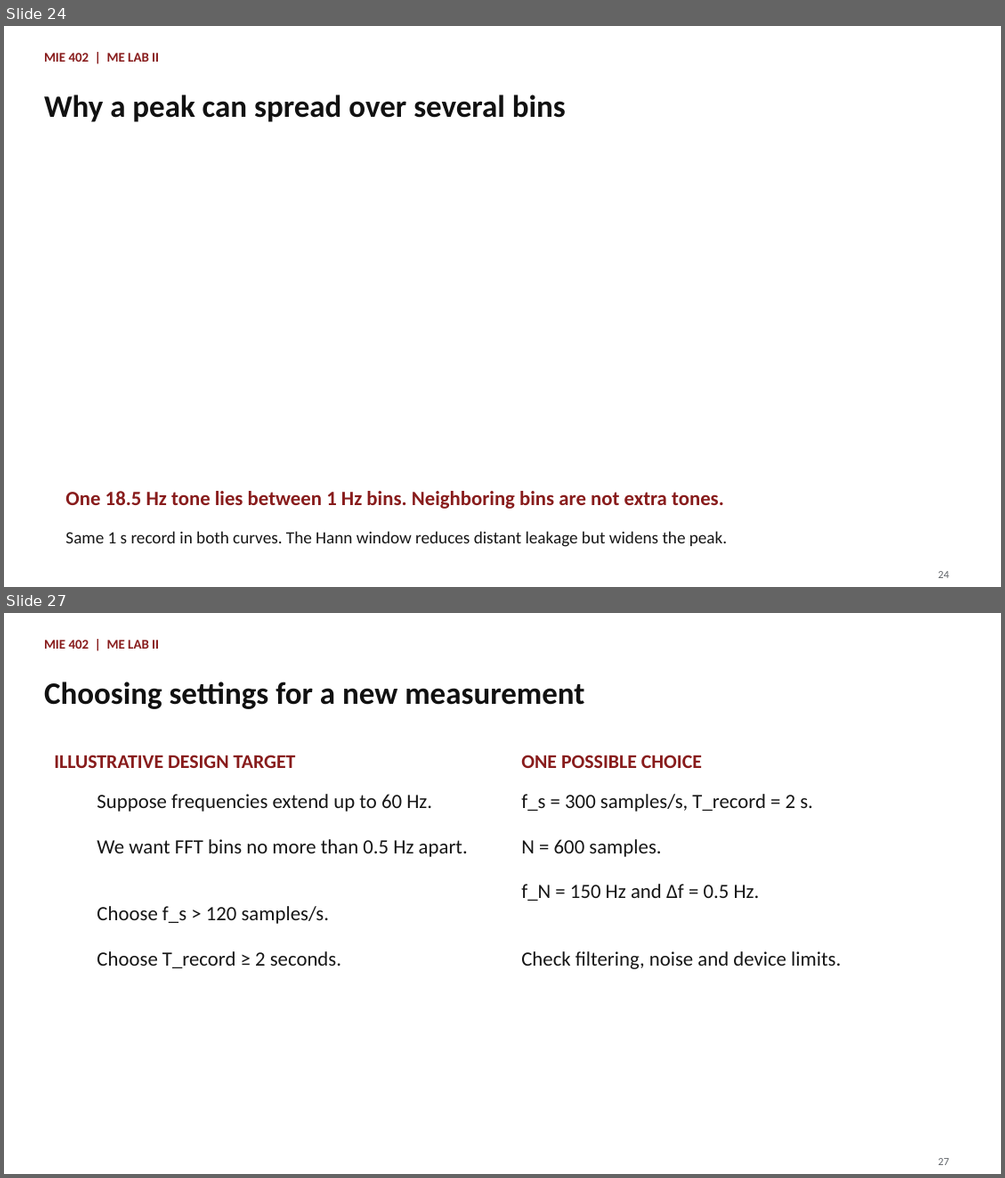
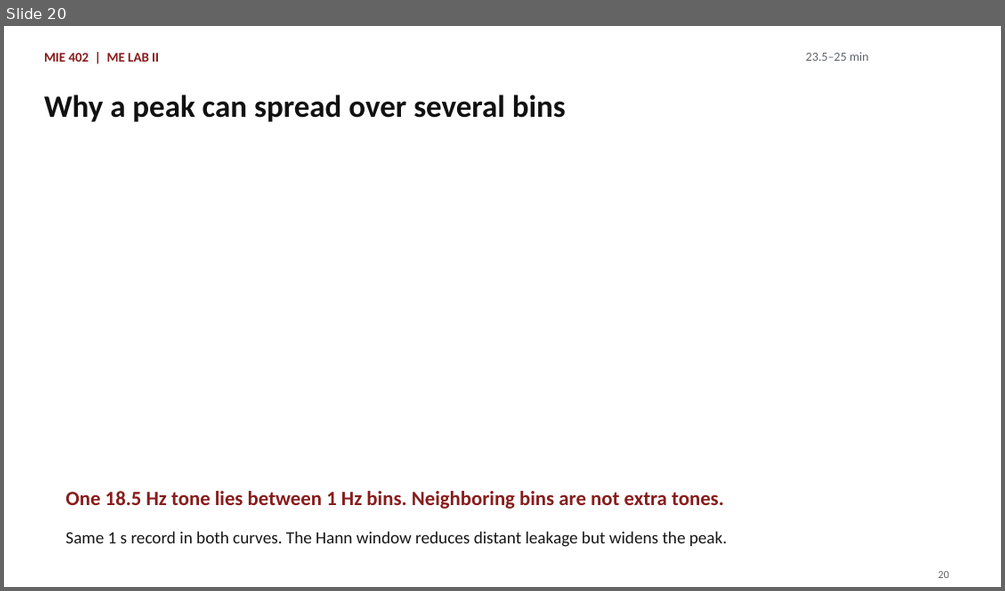
Before and after one commit to Ehsan-Roohi/MIE402-Lab, a slide deck: site/docs/MIE402_Lecture02_Sampling_Jupyter_PreLab1_Fall2026.pptx. Shown one above the other, each under a label of ours: slides 24 and 27 before the commit, slide 20 after it; the slides between them are not shown. The pictures are 1005x1178 and 1005x591 pixels, drawn with LibreOffice and Linux fonts; fonts in the diff are those of the drawing. Boxes give left, top, right and bottom in pixels: in the first picture for what was removed or moved away, otherwise in the second. Text is boxed around its words. In the diff, an @@ line names an element or a change of style, - is before the commit and + after.

```diff
--- a/site/docs/MIE402_Lecture02_Sampling_Jupyter_PreLab1_Fall2026.pptx
+++ b/site/docs/MIE402_Lecture02_Sampling_Jupyter_PreLab1_Fall2026.pptx
@@ slide 27 removed at (x1=4, y1=613, x2=1001, y2=1174), background #FFFFFF @@
@@ text removed at (x1=44, y1=640, x2=159, y2=649) @@
-MIE 402 | ME LAB II
@@ text removed at (x1=44, y1=682, x2=584, y2=709) @@
-Choosing settings for a new measurement
@@ text removed at (x1=54, y1=755, x2=296, y2=768) @@
-ILLUSTRATIVE DESIGN TARGET
@@ text removed at (x1=521, y1=755, x2=702, y2=768) @@
-ONE POSSIBLE CHOICE
@@ text removed at (x1=97, y1=794, x2=432, y2=811) @@
-Suppose frequencies extend up to 60 Hz.
@@ text removed at (x1=521, y1=794, x2=813, y2=811) @@
-f_s = 300 samples/s, T_record = 2 s.
@@ text removed at (x1=97, y1=839, x2=468, y2=857) @@
-We want FFT bins no more than 0.5 Hz apart.
@@ text removed at (x1=521, y1=839, x2=661, y2=857) @@
-N = 600 samples.
@@ text removed at (x1=97, y1=906, x2=329, y2=924) @@
-Choose f_s > 120 samples/s.
@@ text removed at (x1=521, y1=884, x2=760, y2=900) @@
-f_N = 150 Hz and Δf = 0.5 Hz.
@@ text removed at (x1=97, y1=951, x2=341, y2=968) @@
-Choose T_record ≥ 2 seconds.
@@ text removed at (x1=521, y1=951, x2=841, y2=969) @@
-Check filtering, noise and device limits.
@@ text removed at (x1=938, y1=1158, x2=948, y2=1165) @@
-27
@@ what was slide 24 is now slide 20 @@
@@ slide 20 changed as well @@
@@ text added at (x1=806, y1=52, x2=869, y2=61), 12 pt, text #5F6368 @@
+23.5–25 min
@@ text at (x1=938, y1=571, x2=948, y2=578): text changed @@
-24
+20
```
Also in this commit, not shown: 13 other slides changed, 18 slides added, 16 other slides removed, 15 other files.
